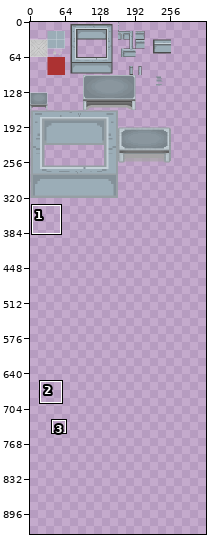
One commit to this sprite sheet: assets/labTileset.png. The first picture is a wide view before the edit; the outline marks the close-up.
Close-up. As it was:
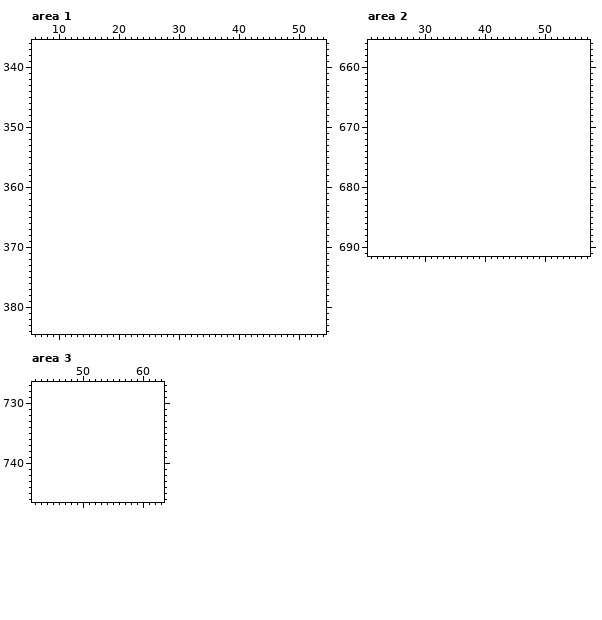
The file is 320x320 pixels. Pixels under 10% opacity are left out. Colours within 5 levels of each other are drawn and written as one. Shown: area 1: x 6..54, y 336..384; area 2: x 21..57, y 656..691; area 3: x 42..63, y 727..746. The old version is drawn lined up with the new one, on the new canvas. The wide view leaves out empty margins. The commit also changed other parts of the picture, which this record leaves out.
After the commit:
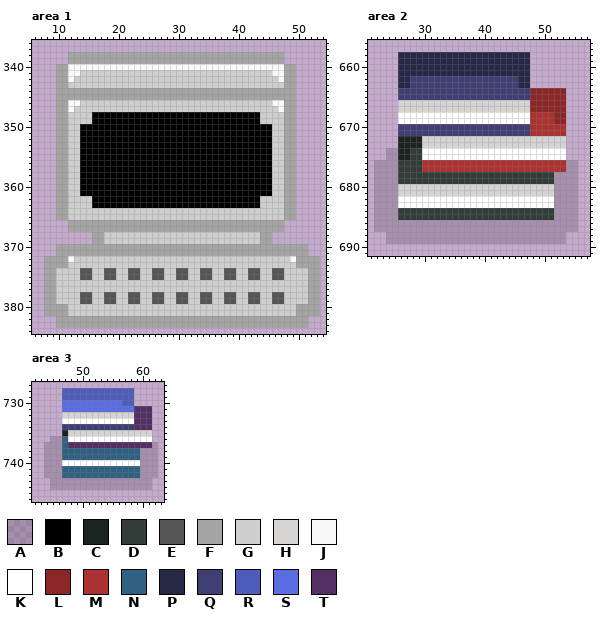
Palette (. is transparent): A #00000028  B #000000  C #1d2321  D #323c39  E #555555  F #a4a4a4  G #cecece  H #d6d3d3  J #f9f9f9  K #ffffff  L #8b2727  M #ac3232  N #306082  P #272746  Q #3f3f74  R #4e5db9  S #5b6ee1  T #542f63
Edits made:
canvas 320x320 -> 320x2000
Changed rows in their new state; - is an unchanged pixel.
Area 1:
first column x 8:
338 ----FFFFFFFFFFFFFFFFFFFFFFFFFFFFFFFFFFFF------
339 ----FFFFFFFFFFFFFFFFFFFFFFFFFFFFFFFFFFFF------
340 --FFJJJJJJJJJJJJJJJJJJJJJJJJJJJJJJJJJJJJFF----
341 --FFJJGGGGGGGGGGGGGGGGGGGGGGGGGGGGGGGGJJFF----
342 --FFJGGGGGGGGGGGGGGGGGGGGGGGGGGGGGGGGGGJFF----
343 --FFGGGGGGGGGGGGGGGGGGGGGGGGGGGGGGGGGGGGFF----
344 --FFFFFFFFFFFFFFFFFFFFFFFFFFFFFFFFFFFFFFFF----
345 --FFFFFFFFFFFFFFFFFFFFFFFFFFFFFFFFFFFFFFFF----
346 --FFJJGGGGGGGGGGGGGGGGGGGGGGGGGGGGGGGGJJFF----
347 --FFJGGGGGGGGGGGGGGGGGGGGGGGGGGGGGGGGGGJFF----
348 --FFGGGGBBBBBBBBBBBBBBBBBBBBBBBBBBBBGGGGFF----
349 --FFGGGGBBBBBBBBBBBBBBBBBBBBBBBBBBBBGGGGFF----
350 --FFGGBBBBBBBBBBBBBBBBBBBBBBBBBBBBBBBBGGFF----
351 --FFGGBBBBBBBBBBBBBBBBBBBBBBBBBBBBBBBBGGFF----
352 --FFGGBBBBBBBBBBBBBBBBBBBBBBBBBBBBBBBBGGFF----
353 --FFGGBBBBBBBBBBBBBBBBBBBBBBBBBBBBBBBBGGFF----
354 --FFGGBBBBBBBBBBBBBBBBBBBBBBBBBBBBBBBBGGFF----
355 --FFGGBBBBBBBBBBBBBBBBBBBBBBBBBBBBBBBBGGFF----
356 --FFGGBBBBBBBBBBBBBBBBBBBBBBBBBBBBBBBBGGFF----
357 --FFGGBBBBBBBBBBBBBBBBBBBBBBBBBBBBBBBBGGFF----
358 --FFGGBBBBBBBBBBBBBBBBBBBBBBBBBBBBBBBBGGFF----
359 --FFGGBBBBBBBBBBBBBBBBBBBBBBBBBBBBBBBBGGFF----
360 --FFGGBBBBBBBBBBBBBBBBBBBBBBBBBBBBBBBBGGFF----
361 --FFGGBBBBBBBBBBBBBBBBBBBBBBBBBBBBBBBBGGFF----
362 --FFGGGGBBBBBBBBBBBBBBBBBBBBBBBBBBBBGGGGFF----
363 --FFGGGGBBBBBBBBBBBBBBBBBBBBBBBBBBBBGGGGFF----
364 --FFGGGGGGGGGGGGGGGGGGGGGGGGGGGGGGGGGGGGFF----
365 --FFGGGGGGGGGGGGGGGGGGGGGGGGGGGGGGGGGGGGFF----
366 ----FFFFFFFFFFFFFFFFFFFFFFFFFFFFFFFFFFFF------
367 ----FFFFFFFFFFFFFFFFFFFFFFFFFFFFFFFFFFFF------
368 --------FFGGGGGGGGGGGGGGGGGGGGGGGGGGFF--------
369 --------FFGGGGGGGGGGGGGGGGGGGGGGGGGGFF--------
370 --FFFFFFFFFFFFFFFFFFFFFFFFFFFFFFFFFFFFFFFFFF--
371 --FFFFFFFFFFFFFFFFFFFFFFFFFFFFFFFFFFFFFFFFFF--
372 FFFFJGGGGGGGGGGGGGGGGGGGGGGGGGGGGGGGGGGGGJFFFF
373 FFFFGGGGGGGGGGGGGGGGGGGGGGGGGGGGGGGGGGGGGGFFFF
374 FFGGGGEEGGEEGGEEGGEEGGEEGGEEGGEEGGEEGGEEGGGGFF
375 FFGGGGEEGGEEGGEEGGEEGGEEGGEEGGEEGGEEGGEEGGGGFF
376 FFGGGGGGGGGGGGGGGGGGGGGGGGGGGGGGGGGGGGGGGGGGFF
377 FFGGGGGGGGGGGGGGGGGGGGGGGGGGGGGGGGGGGGGGGGGGFF
378 FFGGGGEEGGEEGGEEGGEEGGEEGGEEGGEEGGEEGGEEGGGGFF
379 FFGGGGEEGGEEGGEEGGEEGGEEGGEEGGEEGGEEGGEEGGGGFF
380 FFFFGGGGGGGGGGGGGGGGGGGGGGGGGGGGGGGGGGGGGGFFFF
381 FFFFGGGGGGGGGGGGGGGGGGGGGGGGGGGGGGGGGGGGGGFFFF
382 --FFFFFFFFFFFFFFFFFFFFFFFFFFFFFFFFFFFFFFFFFF--
383 --FFFFFFFFFFFFFFFFFFFFFFFFFFFFFFFFFFFFFFFFFF--
Area 2:
first column x 22:
658 ----PPPPPPPPPPPPPPPPPPPPPP--------
659 ----PPPPPPPPPPPPPPPPPPPPPP--------
660 ----PPPPPPPPPPPPPPPPPPPPPP--------
661 ----PPPPPPPPPPPPPPPPPPPPPP--------
662 ----PPQQQQQQQQQQQQQQQQQQPP--------
663 ----PPQQQQQQQQQQQQQQQQQQPP--------
664 ----QQQQQQQQQQQQQQQQQQQQQQLLLLLL--
665 ----QQQQQQQQQQQQQQQQQQQQQQLLLLLL--
666 ----HHHHHHHHHHHHHHHHHHHHHHLLLLLL--
667 ----HHHHHHHHHHHHHHHHHHHHHHLLLLLL--
668 ----KKKKKKKKKKKKKKKKKKKKKKMMMMLL--
669 ----KKKKKKKKKKKKKKKKKKKKKKMMMMLL--
670 ----QQQQQQQQQQQQQQQQQQQQQQMMMMMM--
671 ----QQQQQQQQQQQQQQQQQQQQQQMMMMMM--
672 ----CCCCHHHHHHHHHHHHHHHHHHHHHHHH--
673 ----CCCCHHHHHHHHHHHHHHHHHHHHHHHH--
674 --AACCDDKKKKKKKKKKKKKKKKKKKKKKKK--
675 --AACCDDKKKKKKKKKKKKKKKKKKKKKKKK--
676 AAAADDDDMMMMMMMMMMMMMMMMMMMMMMMMAA
677 AAAADDDDMMMMMMMMMMMMMMMMMMMMMMMMAA
678 AAAADDDDDDDDDDDDDDDDDDDDDDDDDDAAAA
679 AAAADDDDDDDDDDDDDDDDDDDDDDDDDDAAAA
680 AAAAHHHHHHHHHHHHHHHHHHHHHHHHHHAAAA
681 AAAAHHHHHHHHHHHHHHHHHHHHHHHHHHAAAA
682 AAAAKKKKKKKKKKKKKKKKKKKKKKKKKKAAAA
683 AAAAKKKKKKKKKKKKKKKKKKKKKKKKKKAAAA
684 AAAADDDDDDDDDDDDDDDDDDDDDDDDDDAAAA
685 AAAADDDDDDDDDDDDDDDDDDDDDDDDDDAAAA
686 AAAAAAAAAAAAAAAAAAAAAAAAAAAAAAAAAA
687 AAAAAAAAAAAAAAAAAAAAAAAAAAAAAAAAAA
688 --AAAAAAAAAAAAAAAAAAAAAAAAAAAAAA--
689 --AAAAAAAAAAAAAAAAAAAAAAAAAAAAAA--
Area 3:
first column x 44:
728 ---RRRRRRRRRRRR----
729 ---RRRRRRRRRRRR----
730 ---SSSSSSSSSSRR----
731 ---SSSSSSSSSSSSTTT-
732 ---HHHHHHHHHHHHTTT-
733 ---KKKKKKKKKKKKTTT-
734 ---QQQQQQQQQQQQTTT-
735 ---CHHHHHHHHHHHHHH-
736 -AANKKKKKKKKKKKKKK-
737 AAANTTTTTTTTTTTTTTA
738 AAANNNNNNNNNNNNNAAA
739 AAANNNNNNNNNNNNNAAA
740 AAAKKKKKKKKKKKKKAAA
741 AAANNNNNNNNNNNNNAAA
742 AAANNNNNNNNNNNNNAAA
743 -AAAAAAAAAAAAAAAAA-
744 -AAAAAAAAAAAAAAAAA-
Boxes around the changes in both close-ups, in picture pixels (x1, y1, x2, y2):
added: (44, 52, 320, 328)
added: (374, 52, 578, 244)
added: (44, 388, 158, 490)
